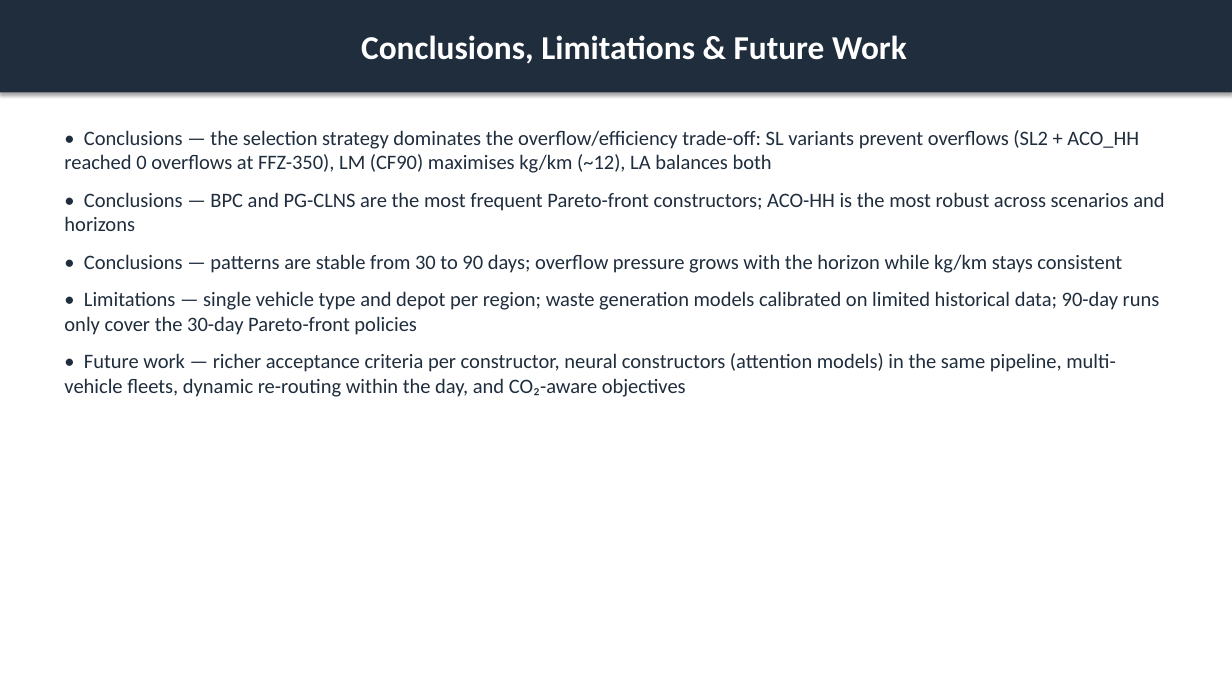
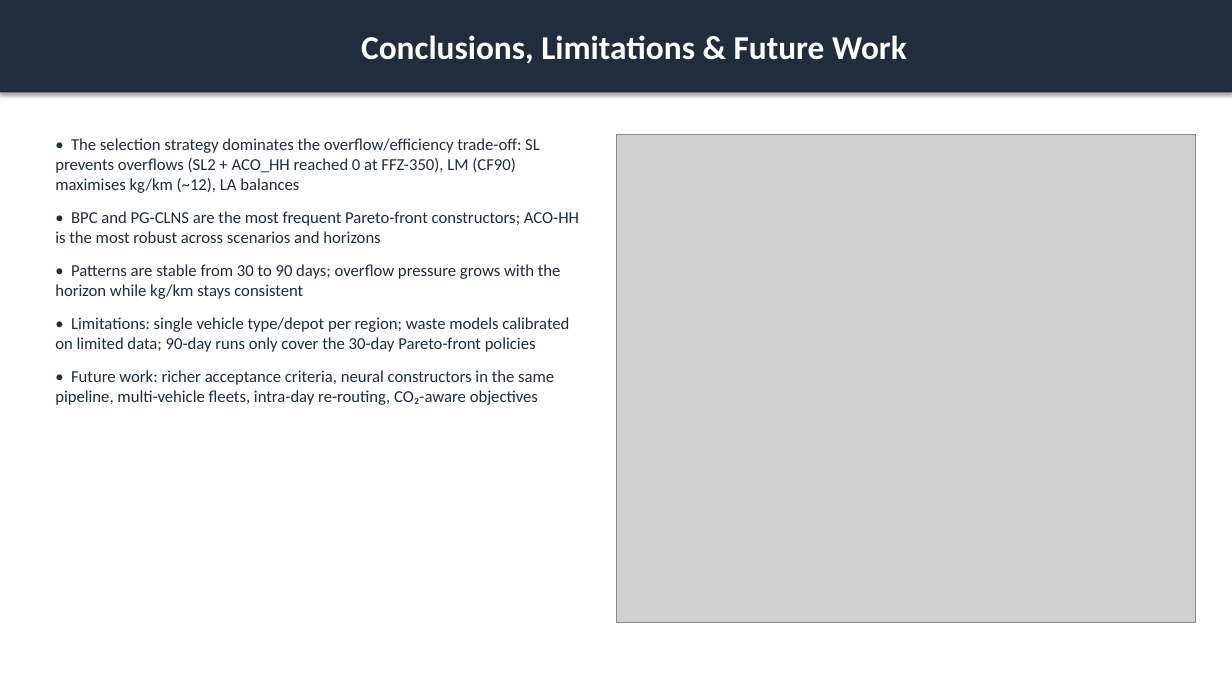
Before and after one commit to ACFHarbinger/WSmartPlus-Route, a slide deck: slide 17 of assets/windows/wsmart_route_results.pptx. Drawn at 1232x693 pixels with LibreOffice and Linux fonts; fonts in the diff are those of the drawing; grey boxes stand for pictures. Boxes give left, top, right and bottom in pixels: in the first picture for what was removed or moved away, otherwise in the second. Text is boxed around its words. In the diff, an @@ line names an element or a change of style, - is before the commit and + after.

```diff
--- a/assets/windows/wsmart_route_results.pptx
+++ b/assets/windows/wsmart_route_results.pptx
@@ text at <box>55,138,579,405</box>: text changed; size 16 to 13 pt @@
-• Conclusions — the selection strategy dominates the overflow/efficiency trade-off: SL variants prevent overflows (SL2 + ACO_HH reached 0 overflows at FFZ-350), LM (CF90) maximises kg/km (~12), LA balances both
-• Conclusions — BPC and PG-CLNS are the most frequent Pareto-front constructors; ACO-HH is the most robust across scenarios and horizons
-• Conclusions — patterns are stable from 30 to 90 days; overflow pressure grows with the horizon while kg/km stays consistent
-• Limitations — single vehicle type and depot per region; waste generation models calibrated on limited historical data; 90-day runs only cover the 30-day Pareto-front policies
-• Future work — richer acceptance criteria per constructor, neural constructors (attention models) in the same pipeline, multi-vehicle fleets, dynamic re-routing within the day, and CO₂-aware objectives
+• The selection strategy dominates the overflow/efficiency trade-off: SL prevents overflows (SL2 + ACO_HH reached 0 at FFZ-350), LM (CF90) maximises kg/km (~12), LA balances
+• BPC and PG-CLNS are the most frequent Pareto-front constructors; ACO-HH is the most robust across scenarios and horizons
+• Patterns are stable from 30 to 90 days; overflow pressure grows with the horizon while kg/km stays consistent
+• Limitations: single vehicle type/depot per region; waste models calibrated on limited data; 90-day runs only cover the 30-day Pareto-front policies
+• Future work: richer acceptance criteria, neural constructors in the same pipeline, multi-vehicle fleets, intra-day re-routing, CO₂-aware objectives
@@ picture added at <box>616,135,1196,623</box> @@
```
Also in this commit, not shown: 17 other slides changed, 17 other files.
